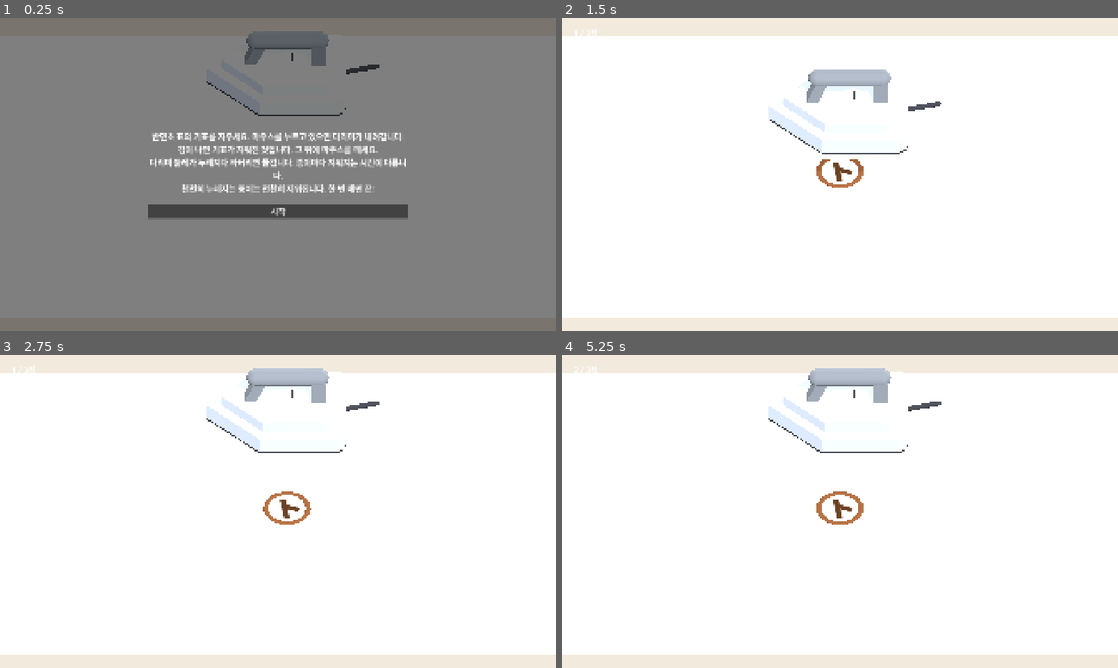
Above: before the commit, frames 1-4 (two rows, left to right).
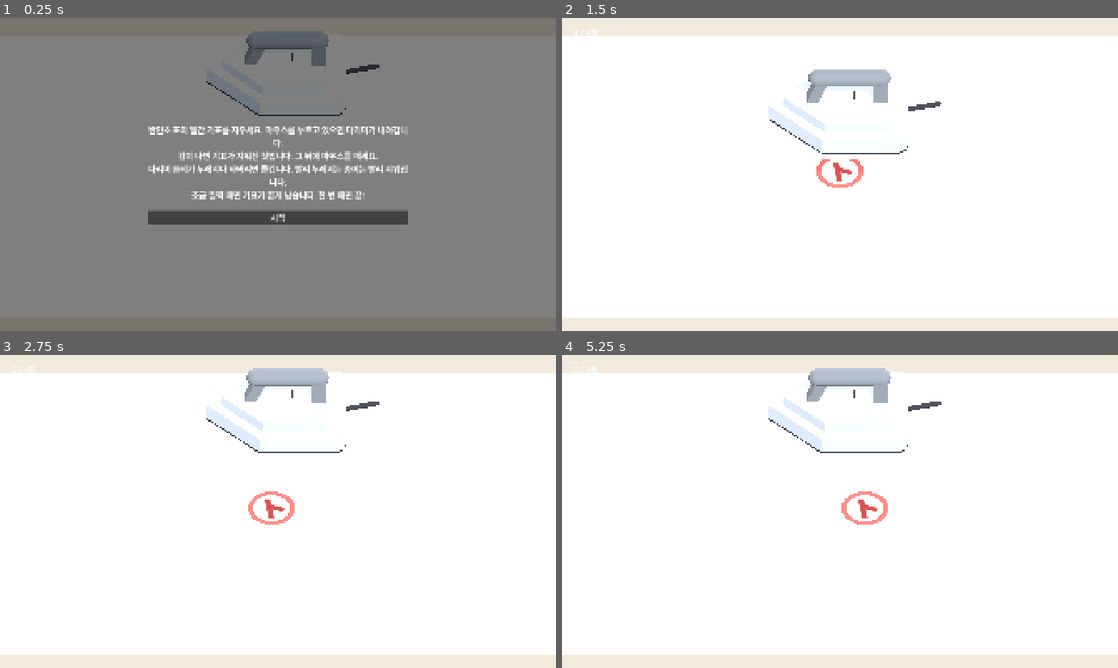
Above: after the commit, the same moments.

Repository: hahaha13791/mincho-game
Game: Godot game, scene res://minigames/vanishing_ink/vanishing_ink.tscn
The game is run twice, just before and just after one commit, with the same random seed, the same clock (stepped at 60 frames per second) and the same inputs. This scene is started directly instead of the project's main scene.
Inputs (mouse positions are in pixels of both pictures, inside the frame that each line leads up to):
- Up to frame 1 (0.25 s): no input
- Up to frame 2 (1.5 s): click "시작" at 0.5 s; tap Enter at 1.25 s; move the mouse to (962, 158) at 1.27 s; click (962, 158) at 1.42 s
- Up to frame 3 (2.75 s): tap Space at 2 s; move the mouse to (166, 527) at 2.02 s; click (166, 527) at 2.17 s
- Up to frame 4 (5.25 s): move the mouse to (895, 442) at 2.77 s; click (895, 442) at 2.92 s; move the mouse to (812, 574) at 3.52 s; click (812, 574) at 3.67 s; move the mouse to (1006, 558) at 4.27 s; click (1006, 558) at 4.42 s; tap Enter at 5 s; move the mouse to (673, 464) at 5.02 s; click (673, 464) at 5.17 s

The runs differ from the first frame. In frame 1, 6.6% of the frame differs, in the area x 26-74%, y 34-66%; in frame 2, 0.3%; in frame 3, 0.6%; in frame 4, 0.7%.

Commit message:
feat(minigames/vanishing_ink): 빠르게, 속도 3단계로 구분, 빨간 기표, 옅게 남는 기표
- 지워지는 시간을 1~3초 연속값에서 0.5/0.9/1.5초 3단계로(라운드마다 섞어 직전과 겹치지 않게), 종이 드나듦·대기 시간 단축, 4장
- 기표를 다른 미니게임의 반민초 기표처럼 빨강으로
- 김 나기 직전(김 시점의 60% 이상)에 떼면 기표가 옅게 남는다: 지운 장으로 치지만 완전범죄는 아님(stamp_mark.set_alpha 추가)
- 여유 판정을 고정 초 대신 김 남 → 탐 사이 비율로 바꿔 빠른 종이도 완전범죄가 가능하게

Co-Authored-By: Claude Sonnet 5.5 <noreply@anthropic.com>

Diff:
--- a/common/stamp_mark.gd
+++ b/common/stamp_mark.gd
@@ -13,3 +13,12 @@
 	$Glyph.rotation.x = -PI / 2.0 # 눕혀서 위를 보게. 글자 위쪽이 화면 위(-z)
 	$Glyph.modulate = ink
 	$Glyph.outline_modulate = ink
+
+
+## 진하기(1 = 원래대로). 지워지다 만 옅은 기표에 쓴다
+func set_alpha(a: float) -> void:
+	var mat: StandardMaterial3D = $Ring.material_override
+	mat.transparency = BaseMaterial3D.TRANSPARENCY_ALPHA if a < 1.0 else BaseMaterial3D.TRANSPARENCY_DISABLED
+	mat.albedo_color.a = a
+	$Glyph.modulate.a = a
+	$Glyph.outline_modulate.a = a
--- a/minigames/vanishing_ink/ironing_config.gd
+++ b/minigames/vanishing_ink/ironing_config.gd
@@ -2,9 +2,10 @@
 extends Resource
 ## 사라지는 잉크 수치. 플레이 테스트로 여기서만 조정한다.
 
-@export var rounds: int = 3
-@export var need_success: int = 2 ## 이 라운드 수 이상 지우면 미션성공 이상
-@export var steam_min: float = 1.0 ## 종이마다 김이 나는(기표가 지워지는) 시점을 이 범위에서 뽑는다
-@export var steam_max: float = 3.0
-@export var burn_ratio: float = 1.7 ## 타는 시점 = 김 나는 시점 × 이 값. 천천히 지워지는 종이는 누레지는 것도 느리다
-@export var safe_margin: float = 0.6 ## 타기 이 시간 전에 떼야 '여유'. 전부 여유면 완전범죄
+@export var rounds: int = 4
+@export var need_success: int = 3 ## 지운 장(옅게 남은 장 포함)이 이 이상이면 미션성공 이상
+## 종이 속도 단계: 김이 나는(기표가 지워지는) 시점(초). 단계 차이를 크게 둬 누레지는 속도로 구분되게 한다. 라운드마다 섞어 겹치지 않게 낸다
+@export var steam_tiers: PackedFloat32Array = PackedFloat32Array([0.5, 0.9, 1.5])
+@export var burn_ratio: float = 1.6 ## 타는 시점 = 김 나는 시점 × 이 값. 빨리 지워지는 종이는 누레지는 것도 빠르다
+@export var faint_from: float = 0.6 ## 김 나기 전에 떼도 김 시점의 이 비율 이상 댔으면 기표가 옅게 남는다(미션성공까지만)
+@export var safe_margin: float = 0.35 ## 김 남 → 탐 사이 시간 중 이 비율 이상 남기고 떼야 '여유'. 전부 여유 있게 지우면 완전범죄
--- a/minigames/vanishing_ink/test_rules.gd
+++ b/minigames/vanishing_ink/test_rules.gd
@@ -11,10 +11,15 @@
 
 
 func _init() -> void:
-	_check(VanishingInkRules.judge(1, 3, 2, 1.0, 0.6) == Grade.Rank.CAUGHT, "성공 수 미달은 적발")
-	_check(VanishingInkRules.judge(3, 3, 2, 1.0, 0.6) == Grade.Rank.PERFECT, "전부 여유 있게 성공은 완전범죄")
-	_check(VanishingInkRules.judge(3, 3, 2, 0.2, 0.6) == Grade.Rank.SUCCESS, "전부 성공해도 아슬아슬하면 미션성공")
-	_check(VanishingInkRules.judge(2, 3, 2, 1.0, 0.6) == Grade.Rank.SUCCESS, "한 번 놓치면 미션성공")
+	_check(VanishingInkRules.judge(2, 0, 4, 3, 1.0, 0.35) == Grade.Rank.CAUGHT, "지운 장 수 미달은 적발")
+	_check(VanishingInkRules.judge(4, 0, 4, 3, 0.5, 0.35) == Grade.Rank.PERFECT, "전부 여유 있게 지우면 완전범죄")
+	_check(VanishingInkRules.judge(4, 0, 4, 3, 0.2, 0.35) == Grade.Rank.SUCCESS, "전부 지워도 아슬아슬하면 미션성공")
+	_check(VanishingInkRules.judge(3, 0, 4, 3, 1.0, 0.35) == Grade.Rank.SUCCESS, "한 장 놓치면 미션성공")
+	_check(VanishingInkRules.judge(2, 1, 4, 3, 1.0, 0.35) == Grade.Rank.SUCCESS, "옅게 남은 장도 지운 장으로 친다")
+	_check(VanishingInkRules.judge(3, 1, 4, 3, 1.0, 0.35) == Grade.Rank.SUCCESS, "옅게 남은 장이 있으면 완전범죄는 아님")
+	_check(is_equal_approx(VanishingInkRules.faint_alpha(0.3, 0.6), 1.0), "너무 일찍 떼면 기표 그대로")
+	_check(VanishingInkRules.faint_alpha(0.6, 0.6) < 1.0, "기준 이상 댔으면 옅어짐")
+	_check(VanishingInkRules.faint_alpha(0.95, 0.6) < VanishingInkRules.faint_alpha(0.7, 0.6), "오래 댈수록 더 옅음")
 
 	print("TEST OK" if _fails == 0 else "TEST FAILED: %d" % _fails)
 	quit(_fails)
--- a/minigames/vanishing_ink/vanishing_ink.gd
+++ b/minigames/vanishing_ink/vanishing_ink.gd
@@ -1,7 +1,8 @@
 extends Node3D
 ## 사라지는 잉크(id: vanishing_ink). 마우스를 누르는 동안 다리미를 댄다. 김이 나면 기표가 지워진 것이고,
 ## 그 뒤 다리미 둘레가 타기 전에 떼야 성공. 한 번 떼면 그 라운드는 끝이다.
-## 종이는 왼쪽에서 들어와 오른쪽으로 나간다. 종이마다 지워지는 시간이 다르고, 누레지는 속도도 그에 비례한다.
+## 종이는 왼쪽에서 들어와 오른쪽으로 나간다. 종이마다 지워지는 시간이 빠름·보통·느림으로 다르고, 누레지는 속도도 그에 비례한다.
+## 김 나기 전에 떼도 충분히 댔으면 기표가 옅게 남는다(지운 장으로 치지만 완전범죄는 아님).
 
 enum State { TUTORIAL, READY, IRONING, BETWEEN, ENDED }
 
@@ -15,16 +16,18 @@
 const IRON_REST_POS: Vector3 = Vector3(0.0, 3.5, 0.0) # 종이 바로 위에 들어 둔다
 const IRON_PRESS_POS: Vector3 = Vector3(0.0, 0.45, 0.0) # 수직으로 내려와 종이 가운데(기표 위)를 덮는다
 const PAPER_OFF_X: float = 13.0 # 종이가 들어오고 나가는 화면 밖 거리
-const SLIDE_TIME: float = 0.5
-const BETWEEN_TIME: float = 1.2
-const TUTORIAL_TEXT: String = "반민초 표의 기표를 지우세요. 마우스를 누르고 있으면 다리미가 내려갑니다.\n김이 나면 기표가 지워진 것입니다. 그 뒤에 마우스를 떼세요.\n다리미 둘레가 누레지다 타버리면 들킵니다. 종이마다 지워지는 시간이 다릅니다.\n천천히 누레지는 종이는 천천히 지워집니다. 한 번 떼면 끝!"
+const SLIDE_TIME: float = 0.3
+const BETWEEN_TIME: float = 0.7
+const TUTORIAL_TEXT: String = "반민초 표의 빨간 기표를 지우세요. 마우스를 누르고 있으면 다리미가 내려갑니다.\n김이 나면 기표가 지워진 것입니다. 그 뒤에 마우스를 떼세요.\n다리미 둘레가 누레지다 타버리면 들킵니다. 빨리 누레지는 종이는 빨리 지워집니다.\n조금 일찍 떼면 기표가 옅게 남습니다. 한 번 떼면 끝!"
 
 @export var id: StringName = &"vanishing_ink"
 
 var _state: State = State.TUTORIAL
 var _round: int = 0
-var _successes: int = 0
-var _min_margin: float = INF
+var _successes: int = 0 # 깨끗이 지운 장
+var _faints: int = 0 # 옅게 남은 장
+var _min_margin: float = INF # 깨끗이 지운 장 중 가장 빠듯했던 여유(김 남 → 탐 사이 비율)
+var _tier_bag: PackedFloat32Array = PackedFloat32Array() # 아직 안 낸 속도 단계
 var _t: float = 0.0
 var _steam_at: float = 0.0
 var _burn_at: float = 0.0
@@ -84,11 +87,18 @@
 	_round += 1
 	_t = 0.0
 	_steamed = false
-	_steam_at = randf_range(CONFIG.steam_min, CONFIG.steam_max)
+	if _tier_bag.is_empty(): # 단계를 한 번씩 다 낸 뒤 다시 섞는다. 같은 속도가 몰리지 않게
+		_tier_bag = CONFIG.steam_tiers.duplicate()
+	var pick: int = randi() % _tier_bag.size()
+	if _tier_bag.size() > 1 and is_equal_approx(_tier_bag[pick], _steam_at): # 다시 섞은 직후에도 직전 단계와 겹치지 않게
+		pick = (pick + 1) % _tier_bag.size()
+	_steam_at = _tier_bag[pick]
+	_tier_bag.remove_at(pick)
 	_burn_at = _steam_at * CONFIG.burn_ratio
 	_paper_mat.albedo_color = PALETTE.paper
 	_scorch_mat.albedo_color = PALETTE.paper
 	_mark.show()
+	_mark.set_alpha(1.0)
 	_steam.emitting = false
 	_move_iron(IRON_REST_POS)
 	$HUD/RoundLabel.text = "%d / %d장" % [_round, CONFIG.rounds]
@@ -109,9 +119,15 @@
 	_move_iron(IRON_REST_POS)
 	_scorch_mat.albedo_color = PALETTE.paper # 다리미를 들면 열기가 빠져 둘레가 하얗게 돌아온다
 	if _t < _steam_at:
-		_end_round(false, "너무 일찍 뗐다. 기표가 그대로다.", false)
-		return
-	_min_margin = minf(_min_margin, _burn_at - _t)
+		var alpha: float = VanishingInkRules.faint_alpha(_t / _steam_at, CONFIG.faint_from)
+		if alpha >= 1.0:
+			_end_round(false, "너무 일찍 뗐다. 기표가 그대로다.", false)
+			return
+		_faints += 1
+		_mark.set_alpha(alpha)
+		_end_round(false, "조금 일렀다. 기표가 옅게 남았다… 눈 나쁜 참관인이길.", false)
+		return
+	_min_margin = minf(_min_margin, (_burn_at - _t) / (_burn_at - _steam_at))
 	_end_round(true, "기표가 감쪽같이 사라졌다.", false)
 
 
@@ -136,7 +152,7 @@
 func _finish() -> void:
 	_state = State.ENDED
 	_hint.text = ""
-	var rank: Grade.Rank = VanishingInkRules.judge(_successes, CONFIG.rounds, CONFIG.need_success, _min_margin, CONFIG.safe_margin)
+	var rank: Grade.Rank = VanishingInkRules.judge(_successes, _faints, CONFIG.rounds, CONFIG.need_success, _min_margin, CONFIG.safe_margin)
 	var msg: String
 	match rank:
 		Grade.Rank.PERFECT:
@@ -208,8 +224,7 @@
 	scorch.material = _scorch_mat
 	_paper.add_child(scorch)
 
-	_mark = STAMP_MARK.instantiate() # 반민초 쪽에 찍힌 '卜' 기표. 반민초 색 인주
-	_mark.ink = PALETTE.anti_mincho
+	_mark = STAMP_MARK.instantiate() # 반민초 쪽에 찍힌 '卜' 기표. 기본 인주색(빨강), 다른 미니게임의 반민초 기표와 같음
 	_mark.scale = Vector3.ONE * 2.4
 	_mark.position = Vector3(0.0, PAPER_SIZE.y + 0.015, 0.0)
 	_mark.rotation.y = 0.15
--- a/minigames/vanishing_ink/vanishing_ink_rules.gd
+++ b/minigames/vanishing_ink/vanishing_ink_rules.gd
@@ -2,8 +2,16 @@
 extends RefCounted
 
 
-## successes = 기표를 지운 라운드 수, min_margin = 성공한 라운드 중 가장 빠듯했던 "뗀 시점 → 타는 시점" 간격(초)
-static func judge(successes: int, rounds: int, need: int, min_margin: float, safe_margin: float) -> Grade.Rank:
-	if successes < need:
+## clean = 깨끗이 지운 장 수, faint = 옅게 남은 장 수, min_margin = 깨끗이 지운 장 중 가장 빠듯했던 여유(김 남 → 탐 사이 비율)
+## 지운 장(옅게 포함)이 need 미만이면 적발. 전부 깨끗하고 여유 있게 지웠으면 완전범죄
+static func judge(clean: int, faint: int, rounds: int, need: int, min_margin: float, safe_margin: float) -> Grade.Rank:
+	if clean + faint < need:
 		return Grade.Rank.CAUGHT
-	return Grade.Rank.PERFECT if successes == rounds and min_margin >= safe_margin else Grade.Rank.SUCCESS
+	return Grade.Rank.PERFECT if clean == rounds and min_margin >= safe_margin else Grade.Rank.SUCCESS
+
+
+## 김 나기 전에 뗐을 때 기표 진하기(1 = 그대로). progress = 뗀 시점 / 김 나는 시점. faint_from 미만이면 그대로
+static func faint_alpha(progress: float, faint_from: float) -> float:
+	if progress < faint_from:
+		return 1.0
+	return lerpf(0.5, 0.12, clampf((progress - faint_from) / (1.0 - faint_from), 0.0, 1.0))
Not shown, changed: .claude/CLAUDE.md
Not shown, changed: docs/todo/progress.md
Not shown, changed: docs/기획서.md
